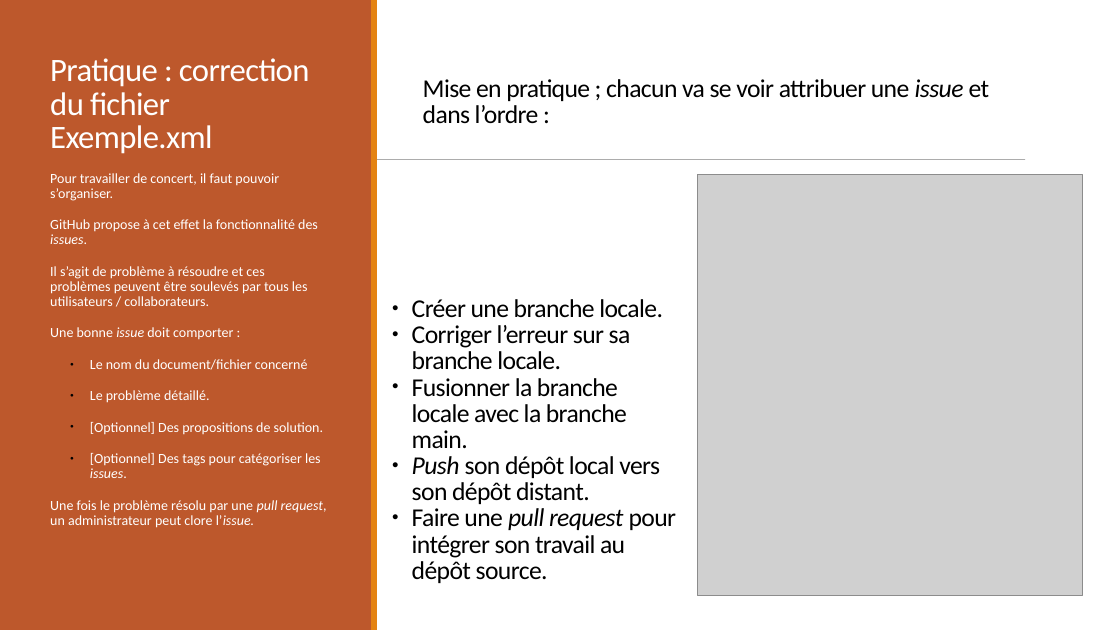
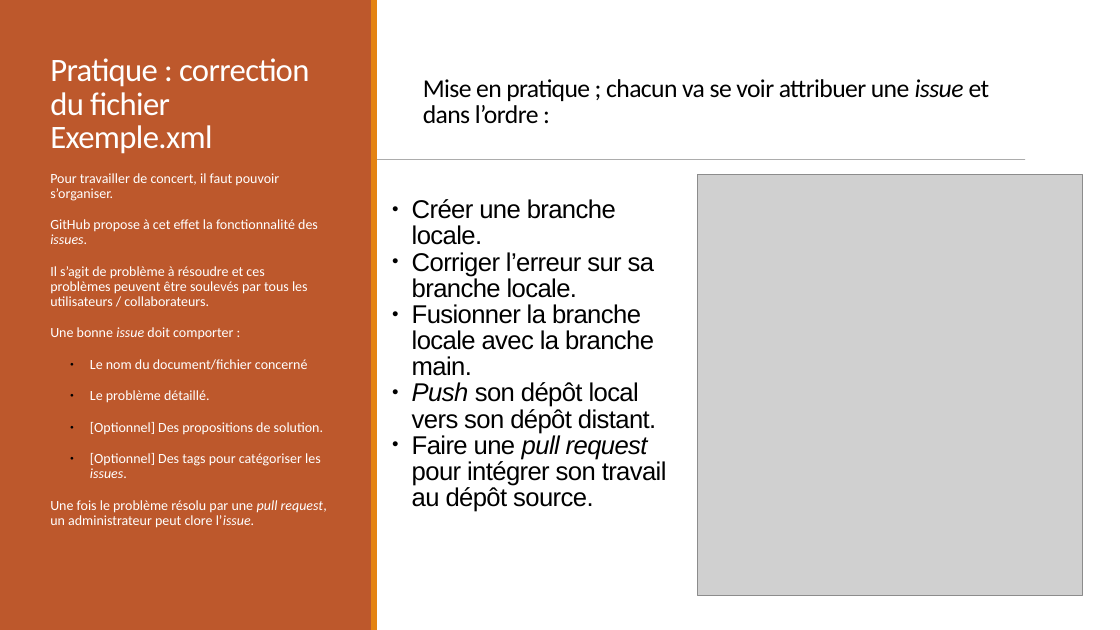
Before and after one commit to Mareike2405/SupportGitGithub, a slide deck: slide 18 of FormationGitGithub.pptx (slide 17 before the commit). Drawn at 1120x630 pixels with LibreOffice and Linux fonts; fonts in the diff are those of the drawing; grey boxes stand for pictures. Boxes give left, top, right and bottom in pixels: in the first picture for what was removed or moved away, otherwise in the second. Text is boxed around its words. In the diff, an @@ line names an element or a change of style, - is before the commit and + after.

```diff
--- a/FormationGitGithub.pptx
+++ b/FormationGitGithub.pptx
@@ text "Créer une branche locale." at [412,199,667,512]: font Calibri to Arial @@
```
Also in this commit, not shown: 3 other slides changed, 1 slide added.
